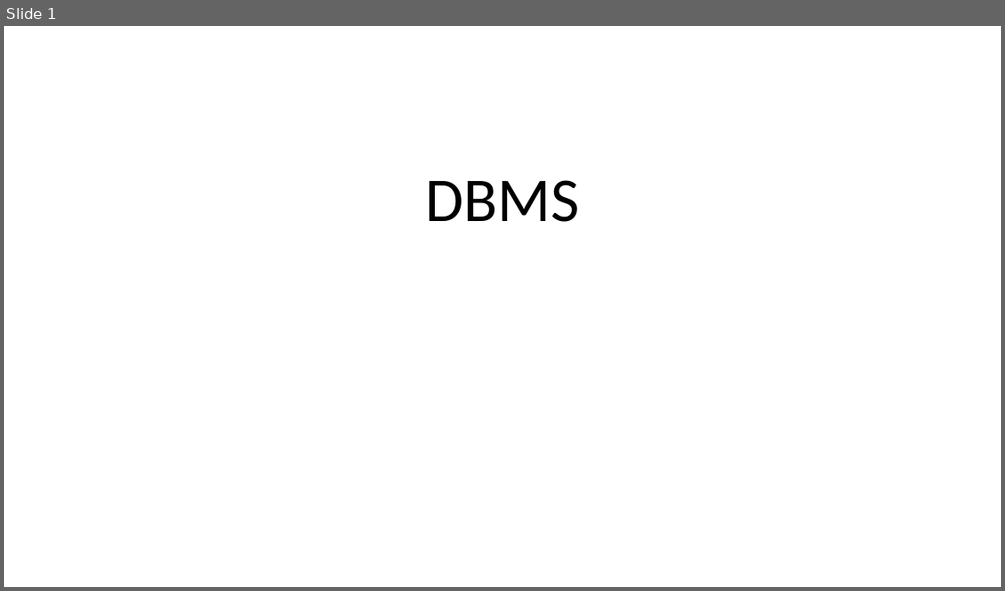
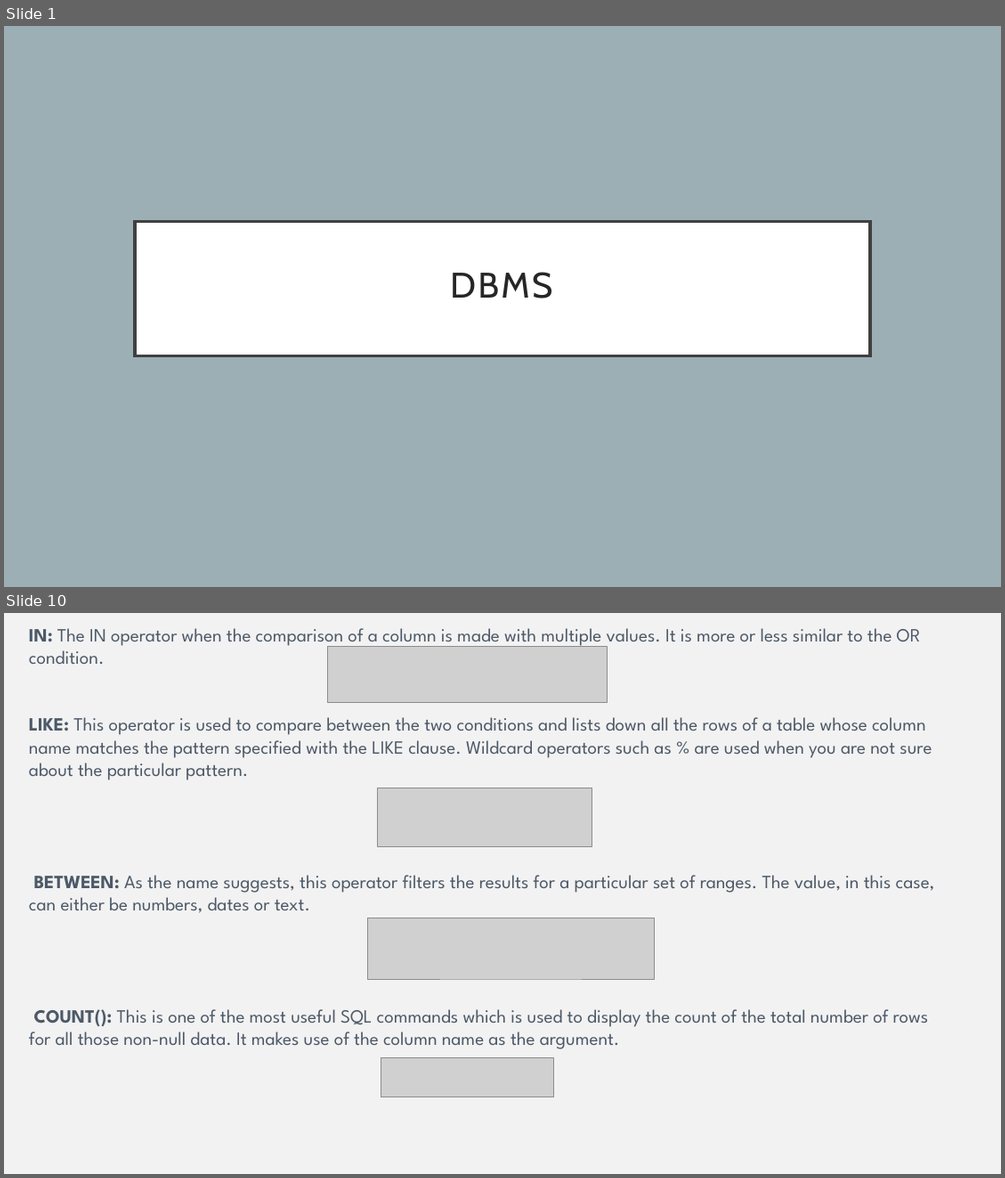
Before and after one commit to vishnuvishal-11/Vishnuvishal, a slide deck: Presentations/DBMS.pptx. Shown one above the other, each under a label of ours: slide 1 before the commit, slides 1 and 10 after it; the slides between them are not shown. The pictures are 1005x591 and 1005x1178 pixels, drawn with LibreOffice and Linux fonts; fonts in the diff are those of the drawing; grey boxes stand for pictures. Boxes give left, top, right and bottom in pixels: in the first picture for what was removed or moved away, otherwise in the second. Text is boxed around its words. In the diff, an @@ line names an element or a change of style, - is before the commit and + after.

```diff
--- a/Presentations/DBMS.pptx
+++ b/Presentations/DBMS.pptx
@@ slide 10 added at box(4, 613, 1001, 1174), background #F2F2F2 @@
@@ text added at box(29, 628, 935, 1049), 18 pt, text #4D5968 @@
+IN: The IN operator when the comparison of a column is made with multiple values. It is more or less similar to the OR condition.
+LIKE: This operator is used to compare between the two conditions and lists down all the rows of a table whose column name matches the pattern specified with the LIKE clause. Wildcard operators such as % are used when you are not sure about the particular pattern.
+BETWEEN: As the name suggests, this operator filters the results for a particular set of ranges. The value, in this case, can either be numbers, dates or text.
+COUNT(): This is one of the most useful SQL commands which is used to display the count of the total number of rows for all those non-null data. It makes use of the column name as the argument.
@@ picture added at box(328, 646, 607, 702) @@
@@ picture added at box(377, 788, 592, 846) @@
@@ picture added at box(367, 918, 654, 979) @@
@@ picture added at box(381, 1058, 554, 1097) @@
@@ slide 1 changed as well @@
@@ background #FFFFFF to #9BAFB5 @@
@@ title "DBMS": place and size @@
-title "DBMS" at box(425, 180, 579, 222)
+title "DBMS" at box(135, 221, 870, 356)
@@ title "DBMS" at box(135, 221, 870, 356): size 60 to 34.2 pt, font Calibri to Cabin, text colour #000000 to #262626, letter spacing 0 to 2 pt; vertical alignment bottom to middle; fill none to #FFFFFF; outline none to #404040 3 pt @@
```
Also in this commit, not shown: 5 other slides changed, 22 other slides added, 1 other file.
